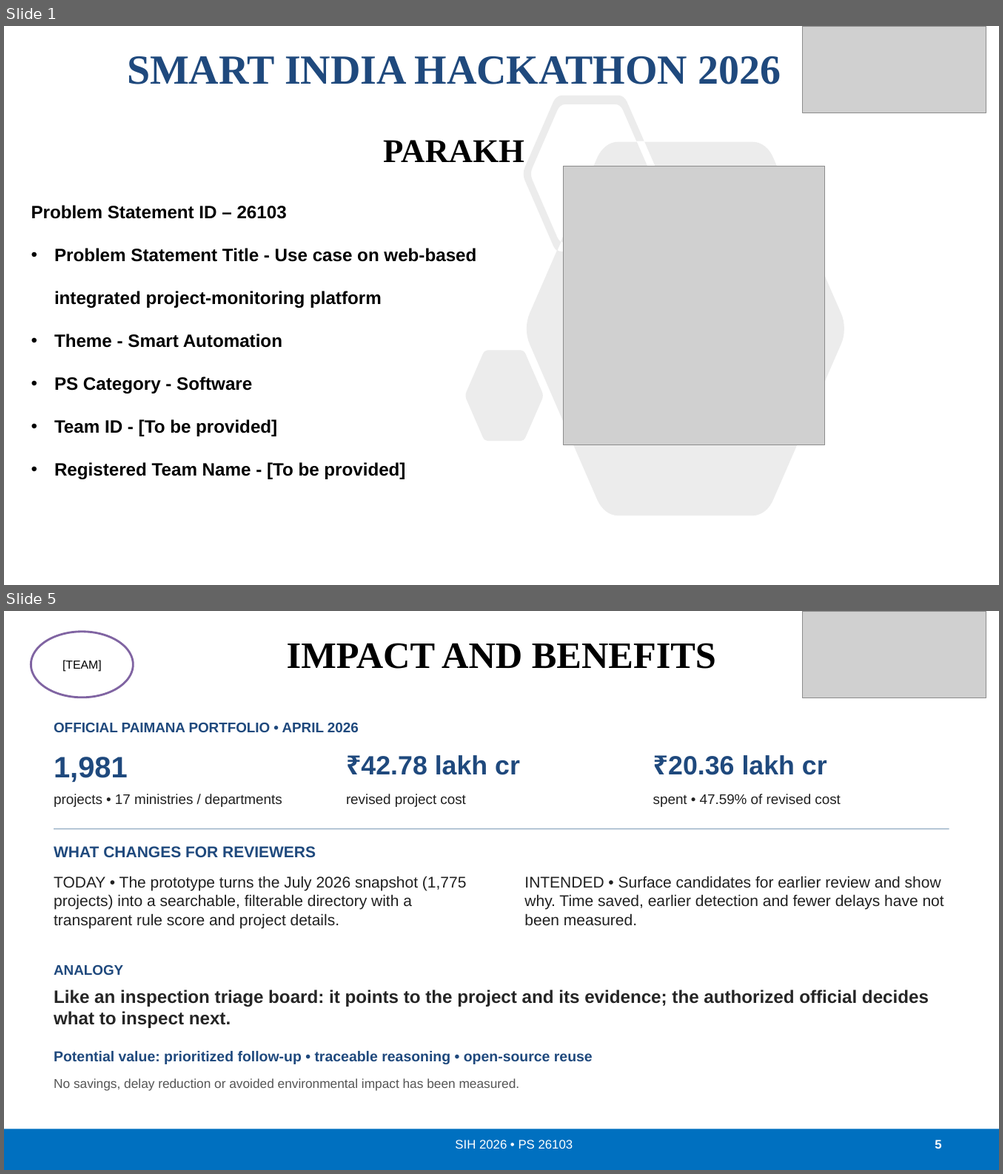
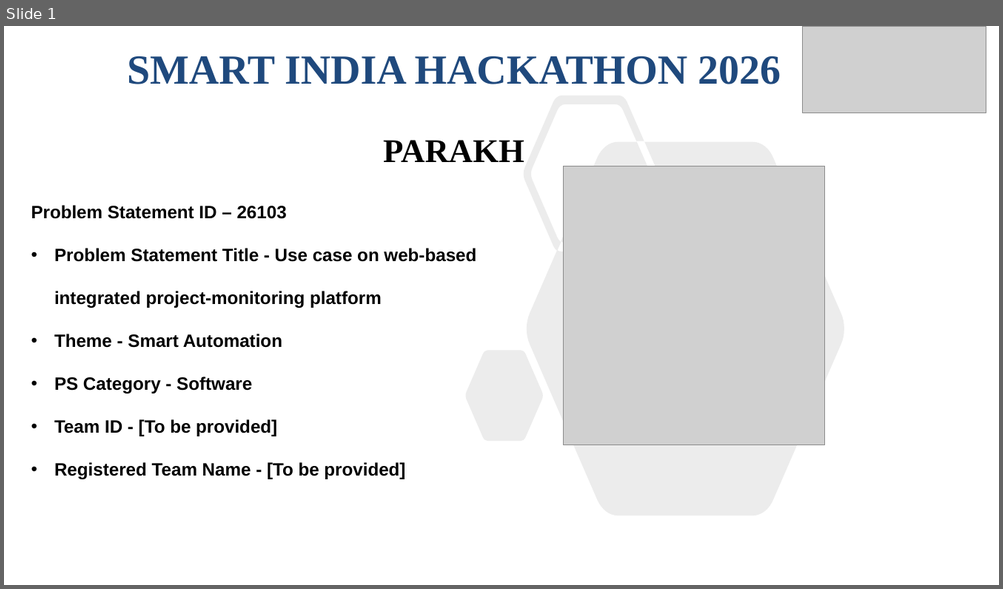
Before and after one commit to Pratyush83078/Parakh, a slide deck: docs/presentation/PARAKH_SIH26103_Idea_Submission.pptx. Shown one above the other, each under a label of ours: slides 1 and 5 before the commit, slide 1 after it; the slides between them are not shown. The pictures are 1003x1174 and 1003x589 pixels, drawn with LibreOffice and Linux fonts; fonts in the diff are those of the drawing; grey boxes stand for pictures. Boxes give left, top, right and bottom in pixels: in the first picture for what was removed or moved away, otherwise in the second. Text is boxed around its words. In the diff, an @@ line names an element or a change of style, - is before the commit and + after.

```diff
--- a/docs/presentation/PARAKH_SIH26103_Idea_Submission.pptx
+++ b/docs/presentation/PARAKH_SIH26103_Idea_Submission.pptx
@@ slide 5 removed at [4, 611, 999, 1170], background #FFFFFF @@
@@ ellipse removed at [31, 632, 133, 698] @@
-[TEAM]
@@ picture removed at [802, 611, 986, 698] @@
@@ title removed at [287, 643, 716, 669] @@
-IMPACT AND BENEFITS
@@ text removed at [54, 723, 358, 732] @@
-OFFICIAL PAIMANA PORTFOLIO • APRIL 2026
@@ text removed at [54, 757, 128, 782] @@
-1,981
@@ text removed at [361, 755, 520, 775] @@
-₹42.78 lakh cr
@@ text removed at [668, 755, 827, 775] @@
-₹20.36 lakh cr
@@ text removed at [54, 794, 282, 807] @@
-projects • 17 ministries / departments
@@ text removed at [346, 794, 466, 807] @@
-revised project cost
@@ text removed at [653, 794, 840, 807] @@
-spent • 47.59% of revised cost
@@ rectangle removed at [54, 829, 949, 830] @@
@@ text removed at [54, 846, 316, 858] @@
-WHAT CHANGES FOR REVIEWERS
@@ text removed at [54, 876, 466, 928] @@
-TODAY • The prototype turns the July 2026 snapshot (1,775 projects) into a searchable, filterable directory with a transparent rule score and project details.
@@ text removed at [524, 876, 944, 926] @@
-INTENDED • Surface candidates for earlier review and show why. Time saved, earlier detection and fewer delays have not been measured.
@@ text removed at [54, 965, 123, 975] @@
-ANALOGY
@@ text removed at [54, 990, 928, 1028] @@
-Like an inspection triage board: it points to the project and its evidence; the authorized official decides what to inspect next.
@@ text removed at [54, 1051, 592, 1065] @@
-Potential value: prioritized follow-up • traceable reasoning • open-source reuse
@@ text removed at [54, 1079, 520, 1091] @@
-No savings, delay reduction or avoided environmental impact has been measured.
@@ rectangle removed at [4, 1130, 999, 1170] @@
@@ text removed at [455, 1140, 573, 1149] @@
-SIH 2026 • PS 26103
@@ page number removed at [934, 1140, 941, 1149] @@
-5
```
Also in this commit, not shown: 1 slide changed, 4 slides added, 3 other slides removed, 19 other files.
